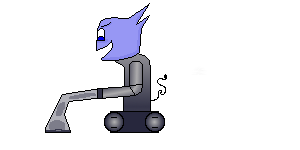
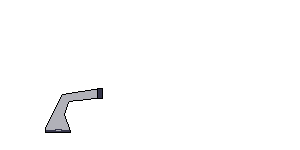
Revision of a layered 300 × 150 image; what changed, layer by layer:
added layer "ConeExtend3" above "ConeExtend2" over [49, 93, 96, 131]
renamed "Layer" to "ConeExtend1", hid it, painted on it over [49, 88, 112, 133]
hid "SurfacePulled1" over [49, 120, 65, 131]
hid "SurfacePulled2" over [56, 102, 65, 116]
hid "SurfacePulled3" over [69, 93, 96, 99]
renamed "TeddyRun2.png" to "Base1.png", hid it over [96, 3, 205, 133]
